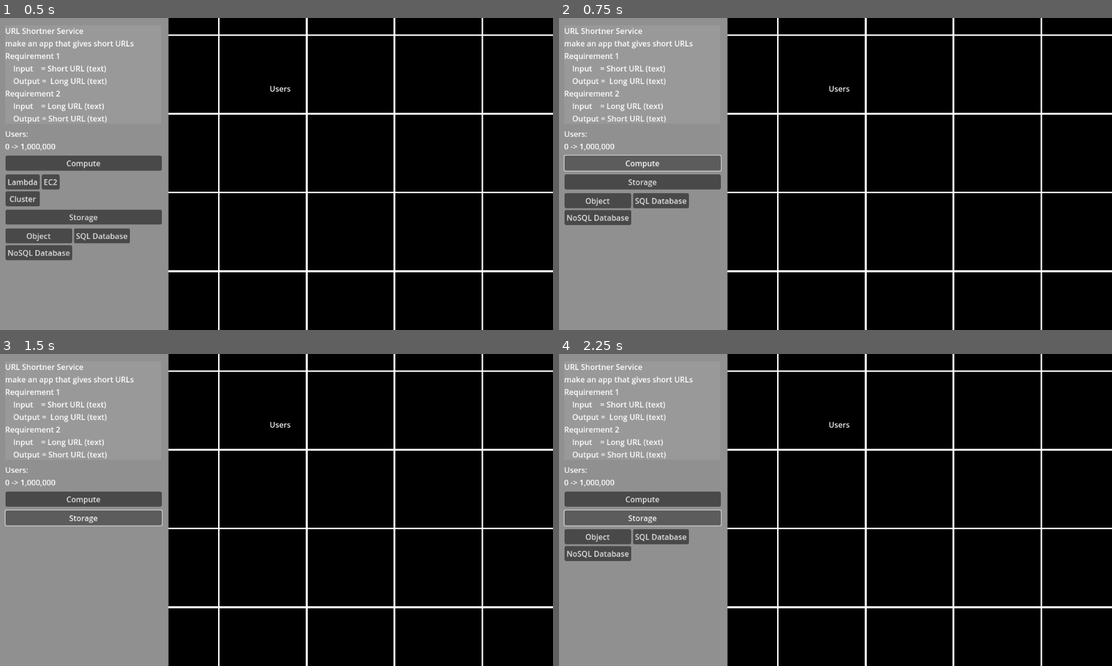
Above: before the commit, frames 1-4 (two rows, left to right).
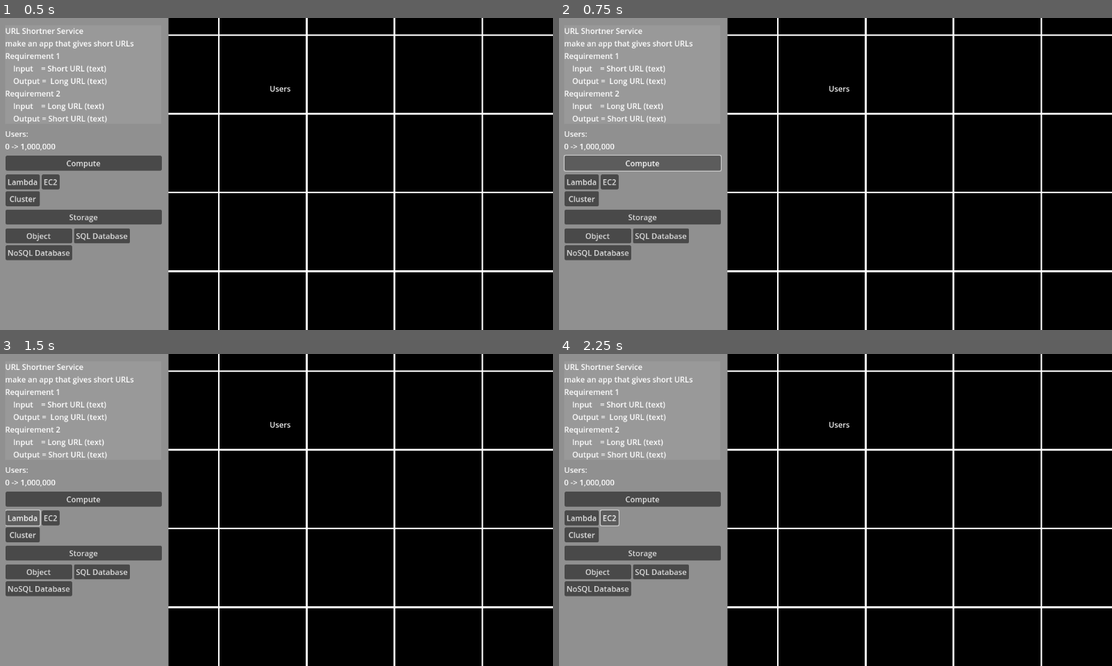
Above: after the commit, the same moments.

Repository: hud987/B2BSaaSSimulator
Game: Godot game, scene res://Scenes/B2BSaaSSimulator.tscn
Same seed, same stepped clock (60 frames per second), same inputs: the game is played once before the commit and once after it.
Inputs:
- Up to frame 1 (0.5 s): no input
- Up to frame 2 (0.75 s): click "Compute" at 0.5 s
- Up to frame 3 (1.5 s): click "Lambda" at 1.25 s
- Up to frame 4 (2.25 s): click "EC2" at 2 s

Frame 1 is identical in both runs. In frame 2, 4.4% of the frame differs, in the area x 1-30%, y 50-78%; in frame 3, 4.2%; in frame 4, 4.5%, in the area x 0-30%, y 49-78%.

Commit message:
start compute rectangles

Diff:
--- /dev/null
+++ b/Resources/Lambda.tscn
@@ -0,0 +1,13 @@
+[gd_scene load_steps=2 format=3 uid="uid://bq28c2opb7y11"]
+
+[sub_resource type="RectangleShape2D" id="RectangleShape2D_421s8"]
+
+[node name="Lambda" type="StaticBody2D"]
+
+[node name="Sprite2D" type="Polygon2D" parent="."]
+color = Color(0.3137255, 0.2627451, 1, 1)
+polygon = PackedVector2Array(10, 10, -10, 10, -10, -10, 10, -10)
+uv = PackedVector2Array(10, 10, -10, 10, -10, -10, 10, -10)
+
+[node name="CollisionShape2D" type="CollisionShape2D" parent="."]
+shape = SubResource("RectangleShape2D_421s8")
--- a/Scenes/B2BSaaSSimulator.tscn
+++ b/Scenes/B2BSaaSSimulator.tscn
@@ -1,7 +1,7 @@
 [gd_scene load_steps=6 format=3 uid="uid://ejxl1p4ar3to"]
 
-[ext_resource type="Script" uid="uid://chhkvyuxx73dt" path="res://Scenes/grid_container.gd" id="1_t3hkx"]
-[ext_resource type="Script" uid="uid://c885anti66jdg" path="res://Scenes/tile_map_layer.gd" id="1_uuxxg"]
+[ext_resource type="Script" uid="uid://chhkvyuxx73dt" path="res://Scenes/collapsable_menu_script.gd" id="1_t3hkx"]
+[ext_resource type="Script" uid="uid://c885anti66jdg" path="res://Scenes/grid_background_scaling_script.gd" id="1_uuxxg"]
 
 [sub_resource type="Shader" id="Shader_uuxxg"]
 code = "shader_type canvas_item;
@@ -74,23 +74,27 @@
 offset_bottom = 40.0
 
 [node name="MenuBackground" type="ColorRect" parent="Menu"]
-layout_mode = 0
+layout_mode = 1
+anchors_preset = -1
+anchor_top = 8.1
+anchor_bottom = 8.1
+offset_top = -324.0
 offset_right = 354.0
-offset_bottom = 648.0
+offset_bottom = 324.0
 color = Color(0.5649617, 0.5649616, 0.5649616, 1)
 
-[node name="MenuDescription" type="MarginContainer" parent="Menu"]
+[node name="MenuDescription" type="MarginContainer" parent="Menu/MenuBackground"]
 custom_minimum_size = Vector2(50, 50)
 layout_mode = 0
 offset_left = 15.0
 offset_top = 15.0
 offset_right = 339.0
-offset_bottom = 197.0
+offset_bottom = 220.0
 
-[node name="VboxButton1" type="VBoxContainer" parent="Menu/MenuDescription"]
+[node name="VboxButton1" type="VBoxContainer" parent="Menu/MenuBackground/MenuDescription"]
 layout_mode = 2
 
-[node name="Label" type="Label" parent="Menu/MenuDescription/VboxButton1"]
+[node name="Label" type="Label" parent="Menu/MenuBackground/MenuDescription/VboxButton1"]
 layout_mode = 2
 theme_override_styles/normal = SubResource("StyleBoxFlat_el436")
 text = "URL Shortner Service
@@ -102,7 +106,7 @@
     Input    = Long URL (text)
     Output = Short URL (text)"
 
-[node name="MenuScore" type="MarginContainer" parent="Menu"]
+[node name="MenuScore" type="MarginContainer" parent="Menu/MenuBackground"]
 custom_minimum_size = Vector2(50, 50)
 layout_mode = 0
 offset_left = 15.0
@@ -110,81 +114,83 @@
 offset_right = 339.0
 offset_bottom = 302.0
 
-[node name="VboxButton1" type="VBoxContainer" parent="Menu/MenuScore"]
+[node name="VboxButton1" type="VBoxContainer" parent="Menu/MenuBackground/MenuScore"]
 layout_mode = 2
 
-[node name="Label" type="Label" parent="Menu/MenuScore/VboxButton1"]
+[node name="Label" type="Label" parent="Menu/MenuBackground/MenuScore/VboxButton1"]
 layout_mode = 2
 text = "Users:
 0 -> 1,000,000"
 
-[node name="MenuResources" type="VBoxContainer" parent="Menu"]
+[node name="MenuResources" type="VBoxContainer" parent="Menu/MenuBackground"]
 layout_mode = 0
 offset_left = 16.0
 offset_top = 286.0
 offset_right = 340.0
 offset_bottom = 602.0
 
-[node name="ComputeButton" type="Button" parent="Menu/MenuResources"]
+[node name="ComputeButton" type="Button" parent="Menu/MenuBackground/MenuResources"]
 layout_mode = 2
 text = "Compute
 "
 
-[node name="ComputeResources" type="Control" parent="Menu/MenuResources"]
+[node name="ComputeResources" type="Control" parent="Menu/MenuBackground/MenuResources"]
 clip_contents = true
 layout_mode = 2
 script = ExtResource("1_t3hkx")
+is_expanded = false
 
-[node name="GridContainer" type="GridContainer" parent="Menu/MenuResources/ComputeResources"]
+[node name="GridContainer" type="GridContainer" parent="Menu/MenuBackground/MenuResources/ComputeResources"]
 layout_mode = 0
 offset_top = 4.0
 offset_right = 324.0
 offset_bottom = 70.0
 columns = 2
 
-[node name="Lambda" type="Button" parent="Menu/MenuResources/ComputeResources/GridContainer"]
+[node name="Lambda" type="Button" parent="Menu/MenuBackground/MenuResources/ComputeResources/GridContainer"]
 layout_mode = 2
 text = "Lambda
 "
 
-[node name="EC2" type="Button" parent="Menu/MenuResources/ComputeResources/GridContainer"]
+[node name="EC2" type="Button" parent="Menu/MenuBackground/MenuResources/ComputeResources/GridContainer"]
 layout_mode = 2
 text = "EC2"
 
-[node name="Cluster" type="Button" parent="Menu/MenuResources/ComputeResources/GridContainer"]
+[node name="Cluster" type="Button" parent="Menu/MenuBackground/MenuResources/ComputeResources/GridContainer"]
 layout_mode = 2
 text = "Cluster
 "
 
-[node name="StorageButton" type="Button" parent="Menu/MenuResources"]
+[node name="StorageButton" type="Button" parent="Menu/MenuBackground/MenuResources"]
 layout_mode = 2
 text = "Storage"
 
-[node name="StorageResources" type="Control" parent="Menu/MenuResources"]
+[node name="StorageResources" type="Control" parent="Menu/MenuBackground/MenuResources"]
 clip_contents = true
 layout_mode = 2
 script = ExtResource("1_t3hkx")
+is_expanded = false
 
-[node name="GridContainer" type="GridContainer" parent="Menu/MenuResources/StorageResources"]
+[node name="GridContainer" type="GridContainer" parent="Menu/MenuBackground/MenuResources/StorageResources"]
 layout_mode = 0
 offset_top = 4.0
 offset_right = 324.0
 offset_bottom = 70.0
 columns = 2
 
-[node name="Object" type="Button" parent="Menu/MenuResources/StorageResources/GridContainer"]
+[node name="Object" type="Button" parent="Menu/MenuBackground/MenuResources/StorageResources/GridContainer"]
 layout_mode = 2
 text = "Object"
 
-[node name="SQL Database" type="Button" parent="Menu/MenuResources/StorageResources/GridContainer"]
+[node name="SQL Database" type="Button" parent="Menu/MenuBackground/MenuResources/StorageResources/GridContainer"]
 layout_mode = 2
 text = "SQL Database
 "
 
-[node name="NoSQL Database" type="Button" parent="Menu/MenuResources/StorageResources/GridContainer"]
+[node name="NoSQL Database" type="Button" parent="Menu/MenuBackground/MenuResources/StorageResources/GridContainer"]
 layout_mode = 2
 text = "NoSQL Database"
 
 [connection signal="mouse_entered" from="Grid/GridBackground" to="Grid/GridBackground" method="_on_mouse_entered"]
-[connection signal="pressed" from="Menu/MenuResources/ComputeButton" to="Menu/MenuResources/ComputeResources" method="_on_compute_button_pressed"]
-[connection signal="pressed" from="Menu/MenuResources/StorageButton" to="Menu/MenuResources/StorageResources" method="_on_storage_button_pressed"]
+[connection signal="pressed" from="Menu/MenuBackground/MenuResources/ComputeButton" to="Menu/MenuBackground/MenuResources/ComputeResources" method="_on_compute_button_pressed"]
+[connection signal="pressed" from="Menu/MenuBackground/MenuResources/StorageButton" to="Menu/MenuBackground/MenuResources/StorageResources" method="_on_storage_button_pressed"]
Renamed: Scenes/grid_container.gd -> Scenes/collapsable_menu_script.gd
Renamed: Scenes/grid_container.gd.uid -> Scenes/collapsable_menu_script.gd.uid
Renamed: Scenes/tile_map_layer.gd -> Scenes/grid_background_scaling_script.gd
Renamed: Scenes/tile_map_layer.gd.uid -> Scenes/grid_background_scaling_script.gd.uid
